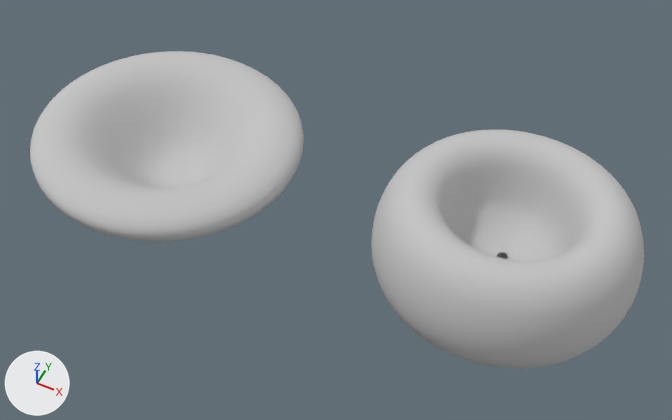
Before and after pictures for a commit that changed the FBX model Assets/Prefabs/bowl1.fbx.
The view is the same before and after, from a 50 mm lens placed at (0.406, -0.47, 0.626), pointed at (0.166, 0.01, 0.025). Every picture has the same lights, and +X, +Y and +Z are marked at lower left.

Before the edit, the objects in view are built like this:
```python
me_bowls = bpy.data.meshes.new('bowls')
me_bowls.from_pydata(...)  # 2816 vertices, 5504 faces; spans x 0.202..0.42, y -0.081..0.137, z -0.035..0.096
me_bowls.materials.append(mat_standard8d8d8d)  # light grey #c4c4c4
me_bowls_001 = bpy.data.meshes.new('bowls.001')
me_bowls_001.from_pydata(...)  # 2624 vertices, 5121 faces; spans x -0.116..0.123, y -0.118..0.122, z -0.019..0.069
me_bowls_001.materials.append(mat_standard8d8d8d)  # light grey #c4c4c4
ob_bowls = bpy.data.objects.new('bowls', me_bowls)
ob_bowls.location = (0.0, 0.0, 0.0)
ob_bowls_001 = bpy.data.objects.new('bowls.001', me_bowls_001)
ob_bowls_001.location = (0.0, 0.0, 0.0)
```
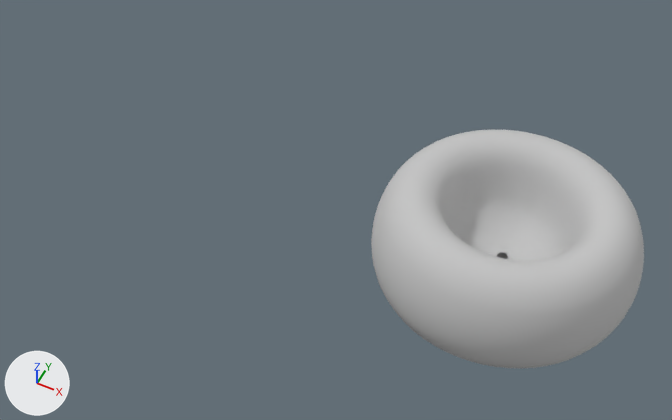
Commit message: fix bowls

Scene script edits in JSON lines:
```json
{"op": "remove", "block": "ob_bowls_001", "code": ["ob_bowls_001 = bpy.data.objects.new('bowls.001', me_bowls_001)", "ob_bowls_001.location = (0.0, 0.0, 0.0)"]}
```

Boxes (x1, y1, x2, y2) around the edits, measured in the pictures (672 x 420 px):
```json
{"object": "bowls.001", "change": "deleted", "before": [30, 51, 304, 242]}
```
